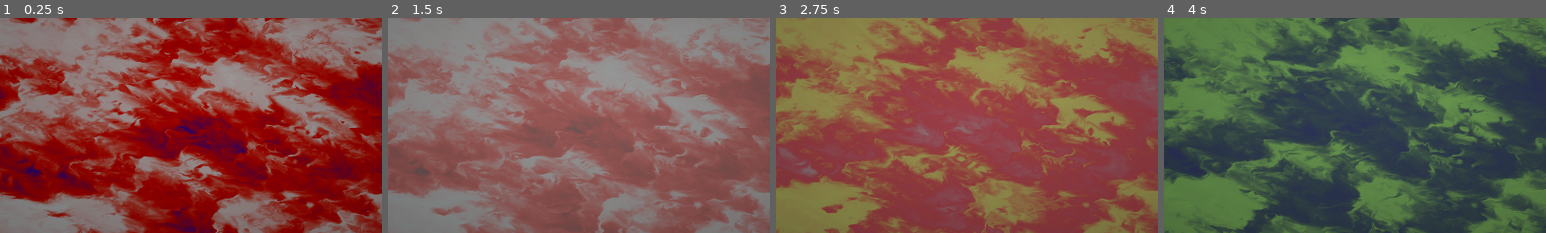
Above: before the commit, frames 1-4 (left to right).
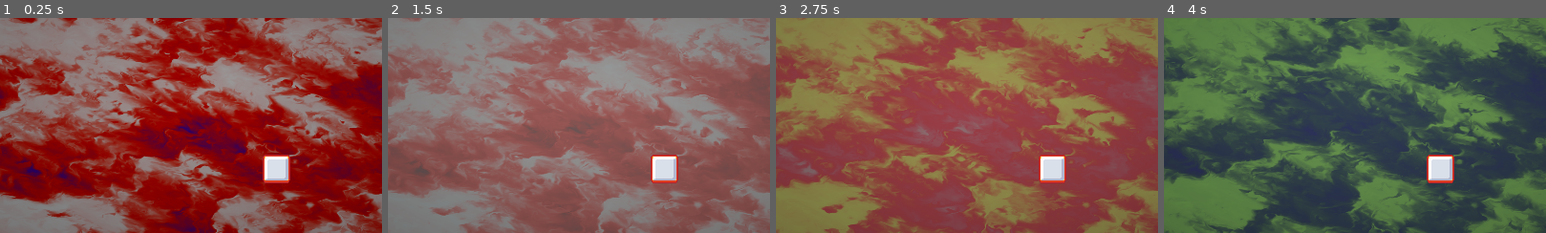
Above: after the commit, the same moments.

Repository: GiftedR/Scoundrel-Godot
Game: Godot game, scene res://Collections/c_Root.tscn
Same seed, same stepped clock (60 frames per second), same inputs: the game is played once before the commit and once after it.
Inputs (mouse positions are % of the whole screen's width and height, from its top left):
- Up to frame 1 (0.25 s): no input
- Up to frame 2 (1.5 s): move the mouse to (72, 45) at 0.52 s; tap G (dev_1) at 0.6 s; move the mouse to (30, 55) at 1.27 s; tap H (dev_2) at 1.35 s
- Up to frame 3 (2.75 s): tap Enter at 2 s; move the mouse to (60, 28) at 2.02 s; tap G (dev_1) at 2.1 s
- Up to frame 4 (4 s): move the mouse to (45, 70) at 2.77 s; tap H (dev_2) at 2.85 s; move the mouse to (80, 65) at 3.52 s; tap G (dev_1) at 3.6 s
The pictures show only the part of the screen within x 24-74%, y 31-81%; the shares and areas given below are measured in that part.

The runs differ from the first frame. In frame 1, 1.0% of the frame differs, in the area x 68-76%, y 63-77%; in frame 2, 1.0%; in frame 3, 1.0%; in frame 4, 1.0%.

Commit message:
Started Adding UI

Diff:
--- a/Collections/c_GameRoot.tscn
+++ b/Collections/c_GameRoot.tscn
@@ -1,6 +1,10 @@
-[gd_scene load_steps=2 format=3 uid="uid://bopg7bsvtdf0u"]
+[gd_scene load_steps=3 format=3 uid="uid://bopg7bsvtdf0u"]
 
 [ext_resource type="Script" path="res://Collections/c_GameRoot/Gameroot.gd" id="1_q13g8"]
+[ext_resource type="PackedScene" uid="uid://bubc4r7tqnohk" path="res://Pieces/UI/p_Button.tscn" id="2_m555s"]
 
 [node name="nde2_Game_Root" type="Node2D"]
 script = ExtResource("1_q13g8")
+
+[node name="ara2_Button" parent="." instance=ExtResource("2_m555s")]
+position = Vector2(66, 59)
--- /dev/null
+++ b/Pieces/UI/p_Button.tscn
@@ -0,0 +1,108 @@
+[gd_scene load_steps=13 format=3 uid="uid://bubc4r7tqnohk"]
+
+[ext_resource type="Script" path="res://Pieces/UI/p_Button/UIButton.gd" id="1_8gnjm"]
+[ext_resource type="Texture2D" uid="uid://cigrboyvy20tc" path="res://Pieces/UI/p_Button/ButtonBase.png" id="2_uvqiv"]
+[ext_resource type="Texture2D" uid="uid://dwaxkuu1iqhye" path="res://Pieces/UI/p_Button/ButtonGlow.png" id="3_pcj8k"]
+[ext_resource type="Script" path="res://Pieces/UI/p_Button/AnimatedNinePatchRect.gd" id="4_ofebe"]
+[ext_resource type="Material" uid="uid://dypk5arx6eskk" path="res://Pieces/p_Glow.tres" id="4_peuff"]
+
+[sub_resource type="AtlasTexture" id="AtlasTexture_o58gn"]
+atlas = ExtResource("3_pcj8k")
+region = Rect2(0, 0, 32, 32)
+
+[sub_resource type="AtlasTexture" id="AtlasTexture_sl3kk"]
+atlas = ExtResource("3_pcj8k")
+region = Rect2(32, 0, 32, 32)
+
+[sub_resource type="AtlasTexture" id="AtlasTexture_cvkeh"]
+atlas = ExtResource("3_pcj8k")
+region = Rect2(64, 0, 32, 32)
+
+[sub_resource type="AtlasTexture" id="AtlasTexture_4f0ak"]
+atlas = ExtResource("3_pcj8k")
+region = Rect2(0, 32, 32, 32)
+
+[sub_resource type="AtlasTexture" id="AtlasTexture_u0om3"]
+atlas = ExtResource("3_pcj8k")
+region = Rect2(32, 32, 32, 32)
+
+[sub_resource type="AtlasTexture" id="AtlasTexture_w51kx"]
+atlas = ExtResource("3_pcj8k")
+region = Rect2(64, 32, 32, 32)
+
+[sub_resource type="SpriteFrames" id="SpriteFrames_qdcmr"]
+animations = [{
+"frames": [{
+"duration": 1.0,
+"texture": SubResource("AtlasTexture_o58gn")
+}, {
+"duration": 1.0,
+"texture": SubResource("AtlasTexture_sl3kk")
+}, {
+"duration": 1.0,
+"texture": SubResource("AtlasTexture_cvkeh")
+}, {
+"duration": 1.0,
+"texture": SubResource("AtlasTexture_4f0ak")
+}, {
+"duration": 1.0,
+"texture": SubResource("AtlasTexture_u0om3")
+}, {
+"duration": 1.0,
+"texture": SubResource("AtlasTexture_w51kx")
+}],
+"loop": true,
+"name": &"Glow",
+"speed": 24.0
+}]
+
+[node name="ara2_Button" type="Area2D"]
+script = ExtResource("1_8gnjm")
+
+[node name="clp2_Button" type="CollisionPolygon2D" parent="."]
+polygon = PackedVector2Array(11, -9, 11, 9, 9, 11, -9, 11, -11, 9, -11, -9, -9, -11, 9, -11)
+
+[node name="npr2_Button" type="NinePatchRect" parent="."]
+anchors_preset = 8
+anchor_left = 0.5
+anchor_top = 0.5
+anchor_right = 0.5
+anchor_bottom = 0.5
+offset_left = -16.0
+offset_top = -16.0
+offset_right = 16.0
+offset_bottom = 16.0
+grow_horizontal = 2
+grow_vertical = 2
+texture = ExtResource("2_uvqiv")
+region_rect = Rect2(0, 0, 32, 32)
+patch_margin_left = 9
+patch_margin_top = 9
+patch_margin_right = 9
+patch_margin_bottom = 9
+
+[node name="npr2_Glow" type="NinePatchRect" parent="."]
+anchors_preset = 8
+anchor_left = 0.5
+anchor_top = 0.5
+anchor_right = 0.5
+anchor_bottom = 0.5
+offset_left = -16.0
+offset_top = -16.0
+offset_right = 16.0
+offset_bottom = 16.0
+grow_horizontal = 2
+grow_vertical = 2
+texture = ExtResource("3_pcj8k")
+region_rect = Rect2(0, 0, 32, 32)
+patch_margin_left = 9
+patch_margin_top = 9
+patch_margin_right = 9
+patch_margin_bottom = 9
+
+[node name="AnimatedNinePatchRect" type="NinePatchRect" parent="."]
+material = ExtResource("4_peuff")
+offset_right = 40.0
+offset_bottom = 40.0
+script = ExtResource("4_ofebe")
+sprite_frames = SubResource("SpriteFrames_qdcmr")
--- /dev/null
+++ b/Pieces/UI/p_Button/AnimatedNinePatchRect.gd
@@ -0,0 +1,20 @@
+@tool
+extends NinePatchRect
+class_name AnimatedNinePatchRect
+
+@export_group("Animation")
+@export var sprite_frames:SpriteFrames
+@export var animation = 0 ## Animation is in an int form as there is currently no way to populate an enum based on the spriteframe
+@export var frame:int = 0:
+	set(value):
+		_animationFrame = value
+		texture = sprite_frames.get_frame_texture(_animationName, _animationFrame)
+	get:
+		return _animationFrame
+@export var speed_scale:float = 1.0
+
+var _animationName:String :
+	get:
+		return Array(sprite_frames.get_animation_names())[animation]
+
+var _animationFrame:int
--- /dev/null
+++ b/Pieces/UI/p_Button/UIButton.gd
@@ -0,0 +1,2 @@
+extends Area2D
+class_name UIButton
--- a/Pieces/p_Card.tscn
+++ b/Pieces/p_Card.tscn
@@ -1,16 +1,9 @@
-[gd_scene load_steps=126 format=3 uid="uid://bv2cb3m55xmny"]
+[gd_scene load_steps=125 format=3 uid="uid://bv2cb3m55xmny"]
 
 [ext_resource type="Script" path="res://Pieces/p_Card/Card.gd" id="1_34tga"]
 [ext_resource type="Texture2D" uid="uid://sef027bito12" path="res://Pieces/p_Card/CardBG.png" id="2_gedfn"]
 [ext_resource type="Texture2D" uid="uid://hgjcuvloguh1" path="res://Pieces/p_Card/CardOutline.png" id="2_ng3ww"]
-[ext_resource type="Shader" path="res://Pieces/p_Glow.gdshader" id="3_eapje"]
-
-[sub_resource type="ShaderMaterial" id="ShaderMaterial_k14rw"]
-shader = ExtResource("3_eapje")
-shader_parameter/glow_color = Color(1, 1, 1, 1)
-shader_parameter/glow_power = 2.0
-shader_parameter/glow_shift = 0.2
-shader_parameter/glow_radius = 10.0
+[ext_resource type="Material" uid="uid://dypk5arx6eskk" path="res://Pieces/p_Glow.tres" id="3_wstvw"]
 
 [sub_resource type="AtlasTexture" id="AtlasTexture_ol4nm"]
 atlas = ExtResource("2_ng3ww")
@@ -872,7 +865,7 @@
 [node name="asp2_Card_Outline" type="AnimatedSprite2D" parent="."]
 visible = false
 texture_filter = 1
-material = SubResource("ShaderMaterial_k14rw")
+material = ExtResource("3_wstvw")
 sprite_frames = SubResource("SpriteFrames_whe4s")
 animation = &"Glow"
 autoplay = "Glow"
--- /dev/null
+++ b/Pieces/p_Glow.tres
@@ -0,0 +1,10 @@
+[gd_resource type="ShaderMaterial" load_steps=2 format=3 uid="uid://dypk5arx6eskk"]
+
+[ext_resource type="Shader" path="res://Pieces/p_Glow.gdshader" id="1_wfpct"]
+
+[resource]
+shader = ExtResource("1_wfpct")
+shader_parameter/glow_color = Color(1, 1, 1, 1)
+shader_parameter/glow_power = 2.0
+shader_parameter/glow_shift = 0.2
+shader_parameter/glow_radius = 10.0
--- /dev/null
+++ b/Pieces/p_Joker.tscn
@@ -0,0 +1,5 @@
+[gd_scene load_steps=2 format=3 uid="uid://dgqtu2orf15ig"]
+
+[ext_resource type="PackedScene" uid="uid://bv2cb3m55xmny" path="res://Pieces/p_Card.tscn" id="1_2lsf2"]
+
+[node name="ara2_Joker" instance=ExtResource("1_2lsf2")]
Binary file changed: Files/Card.aseprite
Binary file changed: Files/CardOutline.aseprite
Binary file added: Files/UIItems.aseprite
Binary file added: Pieces/UI/p_Button/ButtonBase.png
Not shown, added: Pieces/UI/p_Button/ButtonBase.png.import
Binary file added: Pieces/UI/p_Button/ButtonGlow.png
Not shown, added: Pieces/UI/p_Button/ButtonGlow.png.import
